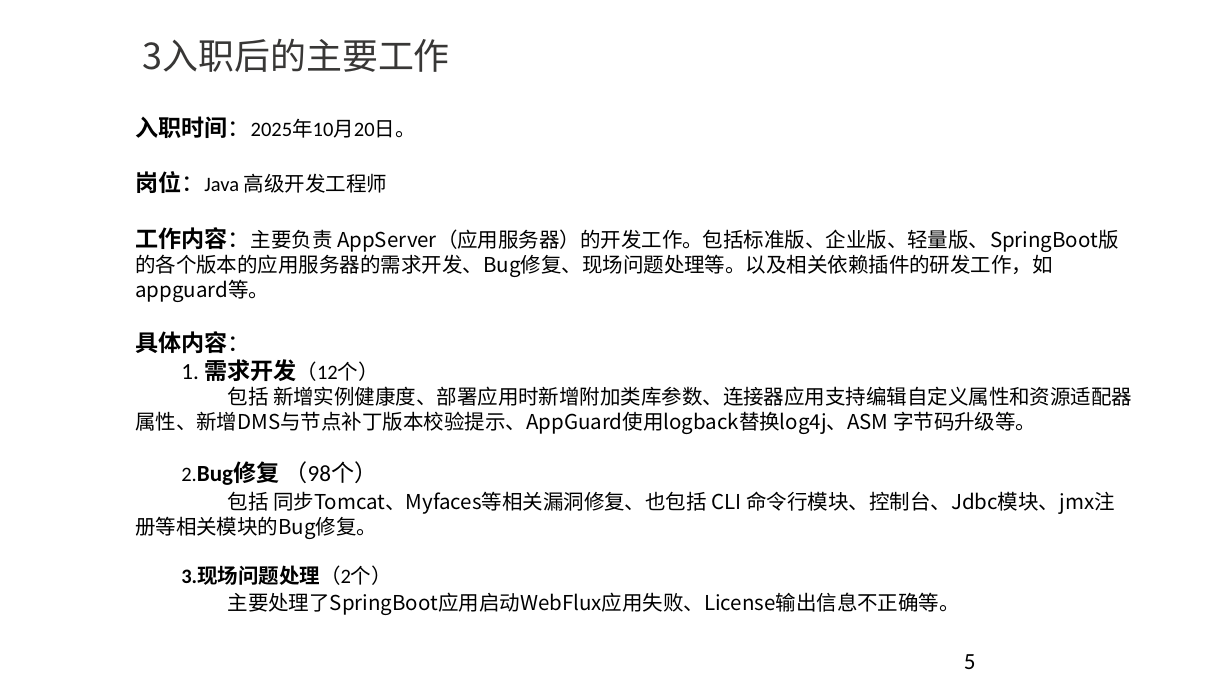
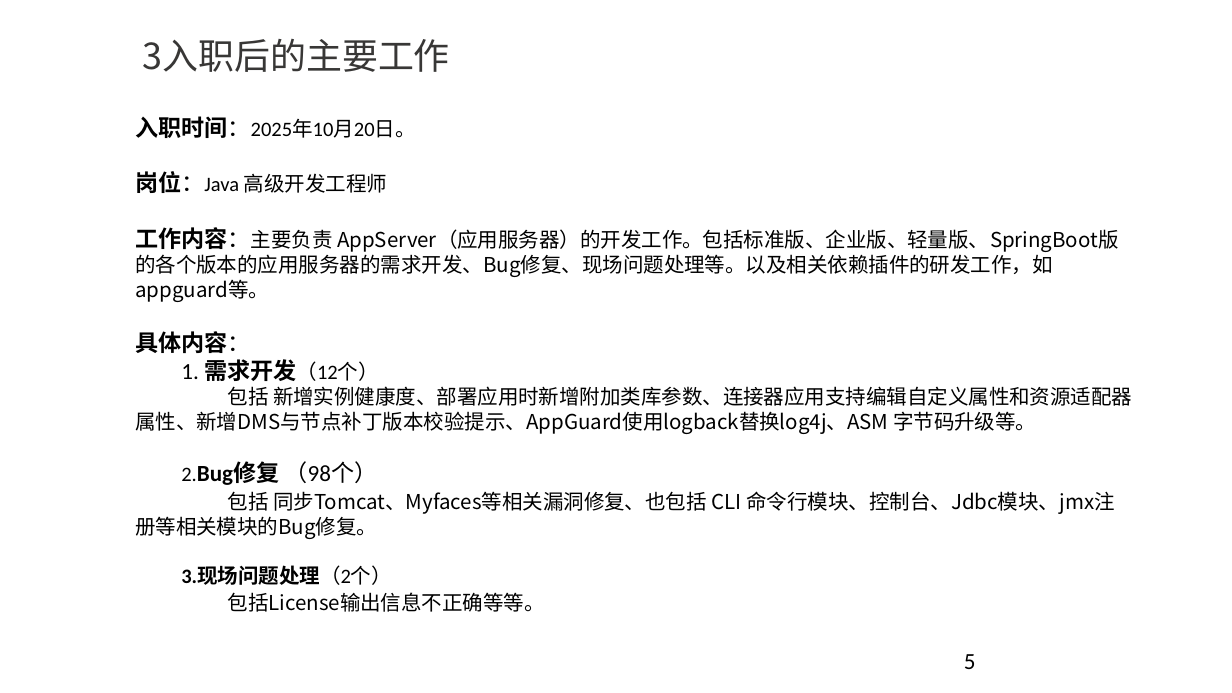
Before and after one commit to YouYouYouYouChe/Documents, a slide deck: slide 5 of 任职资格评审ppt-李世龙.pptx. Drawn at 1232x693 pixels with LibreOffice and Linux fonts; fonts in the diff are those of the drawing; background and template pictures are left out. Boxes give left, top, right and bottom in pixels: in the first picture for what was removed or moved away, otherwise in the second. Text is boxed around its words. In the diff, an @@ line names an element or a change of style, - is before the commit and + after.

```diff
--- a/任职资格评审ppt-李世龙.pptx
+++ b/任职资格评审ppt-李世龙.pptx
@@ text at bbox=[228, 592, 545, 612]: text changed @@
-主要处理了SpringBoot应用启动WebFlux应用失败、License输出信息不正确等。
+包括License输出信息不正确等等。
```
Also in this commit, not shown: 1 other file.
